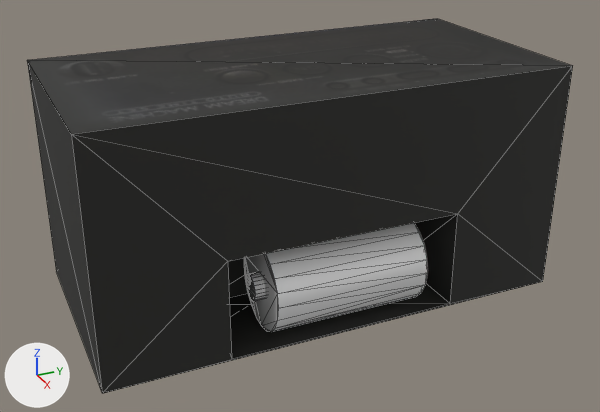
What one commit did to the FBX model Escape/assets/clock.fbx.
Before and after are seen from a 50 mm camera at (1.529, -0.681, 0.691) aimed at (0.033, -0.007, -0.057). The axes (+X, +Y, +Z) are drawn at lower left. The lights are the same throughout. Mesh edges are drawn as thin lines. Where no turn or scale is listed for an object, it has been applied to the vertices. Vertices at the same position are counted once.

Script lines for the objects in view, before the commit:
```python
me_cube_013 = bpy.data.meshes.new('Cube.013')
me_cube_013.from_pydata(...)  # 27 vertices, 42 faces; spans x -0.25..0.25, y -0.5..0.5, z -0.25..0.25
me_cube_013.materials.append(mat_material_012)  # picture img_clocktex_png
me_cylinder_002 = bpy.data.meshes.new('Cylinder.002')
me_cylinder_002.from_pydata(...)  # a 20-sided cylinder along z spanning x -0.049..0.049, y -0.049..0.049, z -0.068..0.059; a 20-sided cylinder along z spanning x -0.17..0.17, y -0.17..0.17, z -0.06..0.06
me_cylinder_002.materials.append(mat_material_007)  # white #e7e7e7
ob_cube = bpy.data.objects.new('Cube', me_cube_013)
ob_cube.location = (0.0, 0.0, 0.0)
ob_cylinder = bpy.data.objects.new('Cylinder', me_cylinder_002)
ob_cylinder.location = (0.172, 0.009, -0.146)
ob_cylinder.rotation_euler = (-1.571, 3.142, 0.0)  # degrees (-90, 180, 0)
ob_cylinder.scale = (0.557, 0.557, 2.77)
```
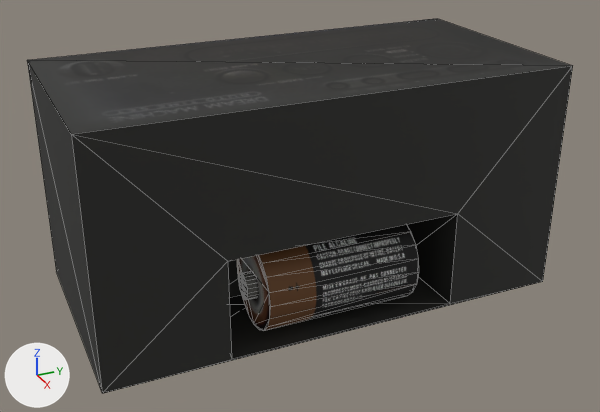
Where the change shows, as pixel boxes (x1, y1, x2, y2) in the pictures (600 x 412 px):
'Cylinder', reshaped, moved, turned, rescaled
    before: (244, 223, 428, 332)
    after: (237, 224, 419, 330)
part 1 of me_cylinder_002, rebuilt
    before: (244, 223, 428, 332)
    after: (237, 224, 419, 330)
part 2 of me_cylinder_002, added
    after: (238, 271, 258, 300)
part 3 of me_cylinder_002, deleted
    before: (246, 272, 265, 301)

Patch to the scene script:
```diff
--- a/Escape/assets/clock.fbx.py
+++ b/Escape/assets/clock.fbx.py
@@ img_batterytex_png @@
+img_batterytex_png = load_image('batterytex.png', 'batterytex.png', 512, 512, 'sRGB')
@@ mat_material_018 @@
+mat_material_018 = principled_material('Material.018')
+mat_material_018.texture = img_batterytex_png
+mat_material_018.roughness = 0.69
@@ me_cylinder_002 @@
 # used by ob_cylinder; location = (0.172, 0.009, -0.146); rotation_euler = (-1.571, 3.142, 0.0), in degrees (-90, 180, 0); scale = (0.557, 0.557, 2.77)
-me_cylinder_002.from_pydata(...)  # 80 vertices, 152 faces; spans x -0.17..0.17, y -0.17..0.17, z -0.068..0.06
-me_cylinder_002.materials.append(mat_material_007)  # white #e7e7e7
+me_cylinder_002.from_pydata(...)  # 102 vertices, 135 faces; spans x -0.095..0.095, y -0.166..0.187, z -0.095..0.095
+# me_cylinder_002 part 1: the loose piece of 40 vertices spanning x -0.17..0.17, y -0.17..0.17, z -0.06..0.06 is rebuilt with 42 vertices and now spans x -0.095..0.095, y -0.166..0.166, z -0.095..0.095, in mat_material_018 (picture img_batterytex_png)
+# me_cylinder_002 part 2: a new loose piece of 60 vertices spanning x -0.027..0.027, y 0.155..0.187, z -0.027..0.027, in mat_material_018 (picture img_batterytex_png)
+# me_cylinder_002 part 3: the loose piece of 40 vertices spanning x -0.049..0.049, y -0.049..0.049, z -0.068..0.059 is deleted
+me_cylinder_002.materials.append(mat_material_018)  # picture img_batterytex_png
@@ ob_cylinder @@
 ob_cylinder = bpy.data.objects.new('Cylinder', me_cylinder_002)
-ob_cylinder.location = (0.172, 0.009, -0.146)
-ob_cylinder.rotation_euler = (-1.571, 3.142, 0.0)  # degrees (-90, 180, 0)
-ob_cylinder.scale = (0.557, 0.557, 2.77)
+ob_cylinder.location = (0.154, 0.0, -0.151)
+ob_cylinder.rotation_euler = (0.0, 0.0, -3.142)  # degrees (0, 0, -180)
```
